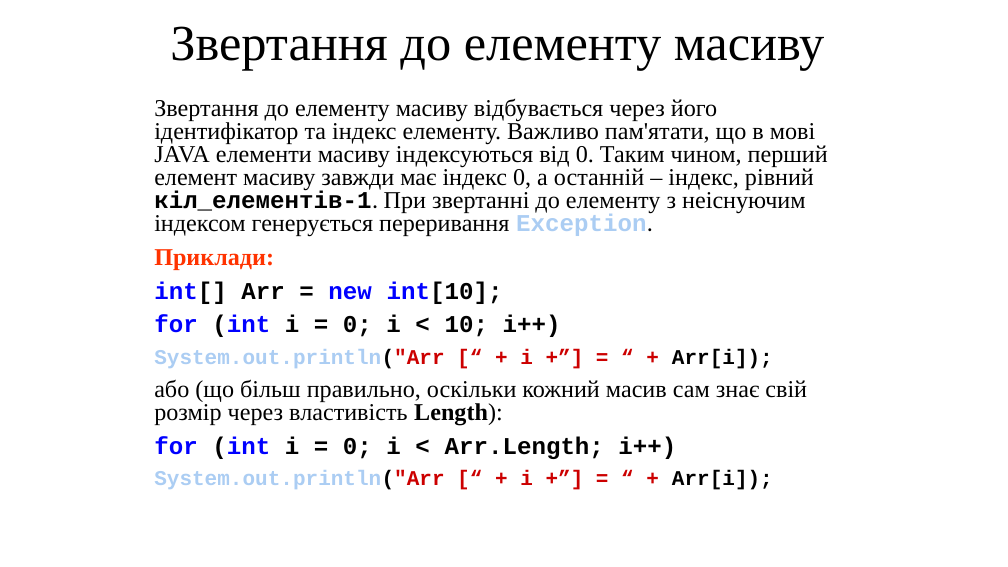
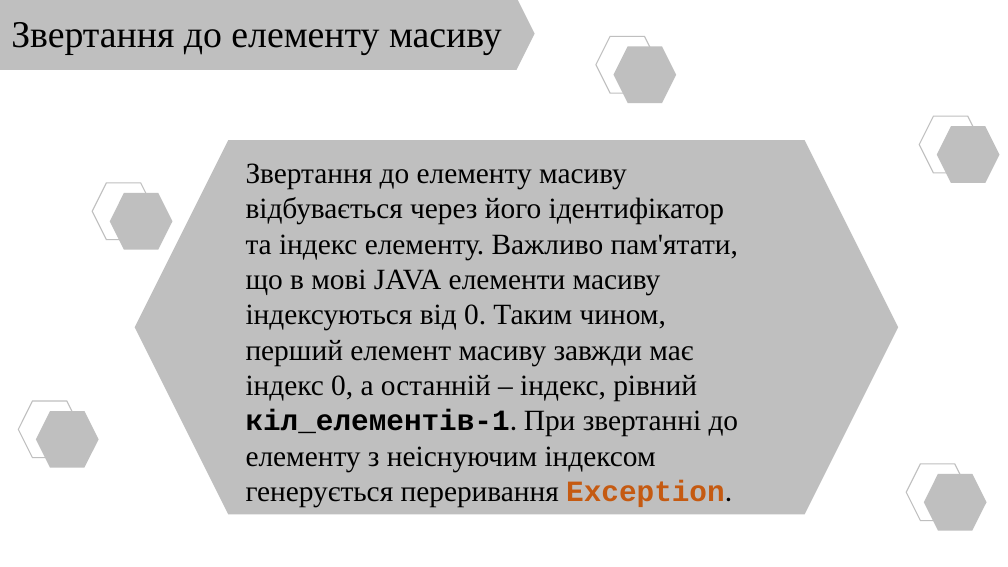
Before and after one commit to arg3ntuum/JavaCourse, a slide deck: slide 7 of Java Урок 7 Масиви.pptx. Drawn at 1008x567 pixels with LibreOffice and Linux fonts; fonts in the diff are those of the drawing. Boxes give left, top, right and bottom in pixels: in the first picture for what was removed or moved away, otherwise in the second. Text is boxed around its words. In the diff, an @@ line names an element or a change of style, - is before the commit and + after.

```diff
--- a/Java Урок 7 Масиви.pptx
+++ b/Java Урок 7 Масиви.pptx
@@ text "Звертання до елементу масиву" at (11,22,502,55): size 48 to 36 pt @@
@@ hexagon added at (0,0,535,70), fill #BFBFBF @@
@@ hexagon added at (596,36,659,93), outline #BFBFBF 1 pt @@
@@ hexagon added at (614,46,677,103), fill #BFBFBF @@
@@ hexagon added at (920,116,982,173), outline #BFBFBF 1 pt @@
@@ hexagon added at (135,141,898,515), fill #BFBFBF @@
@@ hexagon added at (937,126,1000,183), fill #BFBFBF @@
@@ text "Звертання до елементу масиву відбувається ...": place and size @@
-text "Звертання до елементу масиву відбувається ..." at (154,99,828,490)
+text "Звертання до елементу масиву відбувається ..." at (246,163,739,507)
@@ text "Звертання до елементу масиву відбувається ..." at (246,163,739,507): size 23 to 28 pt; text colour #ABCDF3 to #C55A11 in "Exception."; line spacing 0.8 to 1; less space between paragraphs @@
@@ hexagon added at (92,183,155,240), outline #BFBFBF 1 pt @@
@@ hexagon added at (110,193,172,250), fill #BFBFBF @@
@@ text at (154,249,807,490): paragraphs removed @@
-Приклади:
-int[] Arr = new int[10];
-for (int i = 0; i < 10; i++)
-System.out.println("Arr [“ + i +”] = “ + Arr[i]);
-або (що більш правильно, оскільки кожний масив сам знає свій розмір через властивість Length):
-for (int i = 0; i < Arr.Length; i++)
-System.out.println("Arr [“ + i +”] = “ + Arr[i]);
@@ hexagon added at (18,401,81,457), outline #BFBFBF 1 pt @@
@@ hexagon added at (36,411,98,468), fill #BFBFBF @@
@@ hexagon added at (907,464,969,521), outline #BFBFBF 1 pt @@
@@ hexagon added at (924,474,987,531), fill #BFBFBF @@
```
Also in this commit, not shown: 17 other slides changed, 3 slides added, 5 slides removed, 1 other file.
